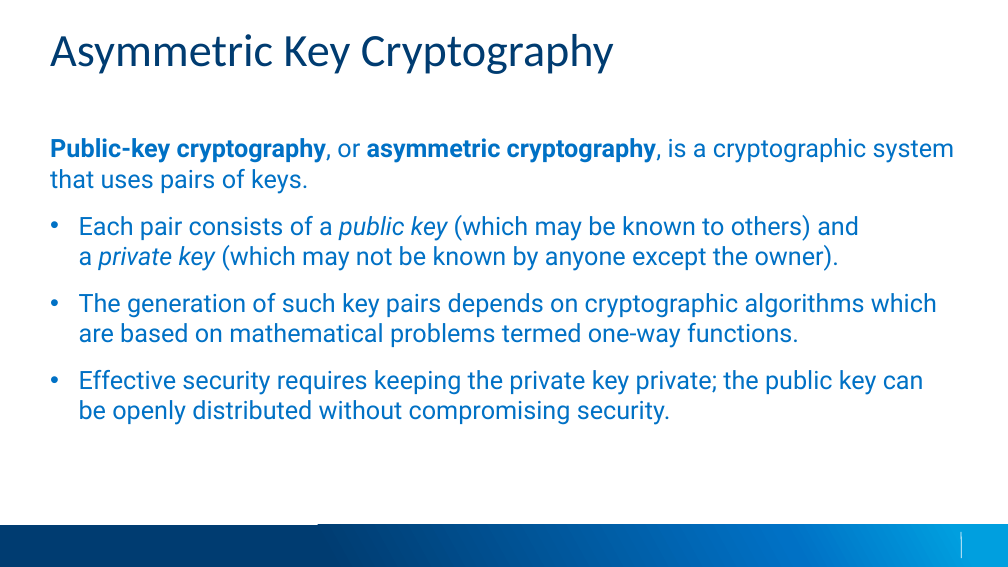
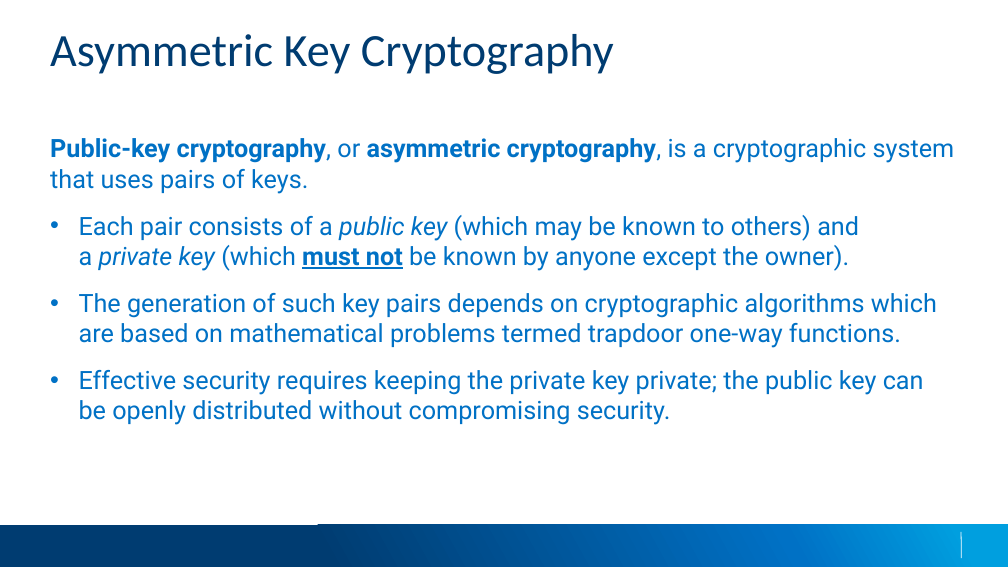
Before and after one commit to applesauce49/lincoln_high, a slide deck: slide 9 of presos/LincolnHighVisit-2023.pptx. Drawn at 1008x567 pixels with LibreOffice and Linux fonts; fonts in the diff are those of the drawing; background and template pictures are left out. Boxes give left, top, right and bottom in pixels: in the first picture for what was removed or moved away, otherwise in the second. Text is boxed around its words. In the diff, an @@ line names an element or a change of style, - is before the commit and + after.

```diff
--- a/presos/LincolnHighVisit-2023.pptx
+++ b/presos/LincolnHighVisit-2023.pptx
@@ text at [79,215,937,348]: text changed @@
-• Each pair consists of a public key (which may be known to others) and a private key (which may not be known by anyone except the owner).
-• The generation of such key pairs depends on cryptographic algorithms which are based on mathematical problems termed one-way functions.
+• Each pair consists of a public key (which may be known to others) and a private key (which must not be known by anyone except the owner).
+• The generation of such key pairs depends on cryptographic algorithms which are based on mathematical problems termed trapdoor one-way functions.
```
Also in this commit, not shown: 10 other slides changed.
